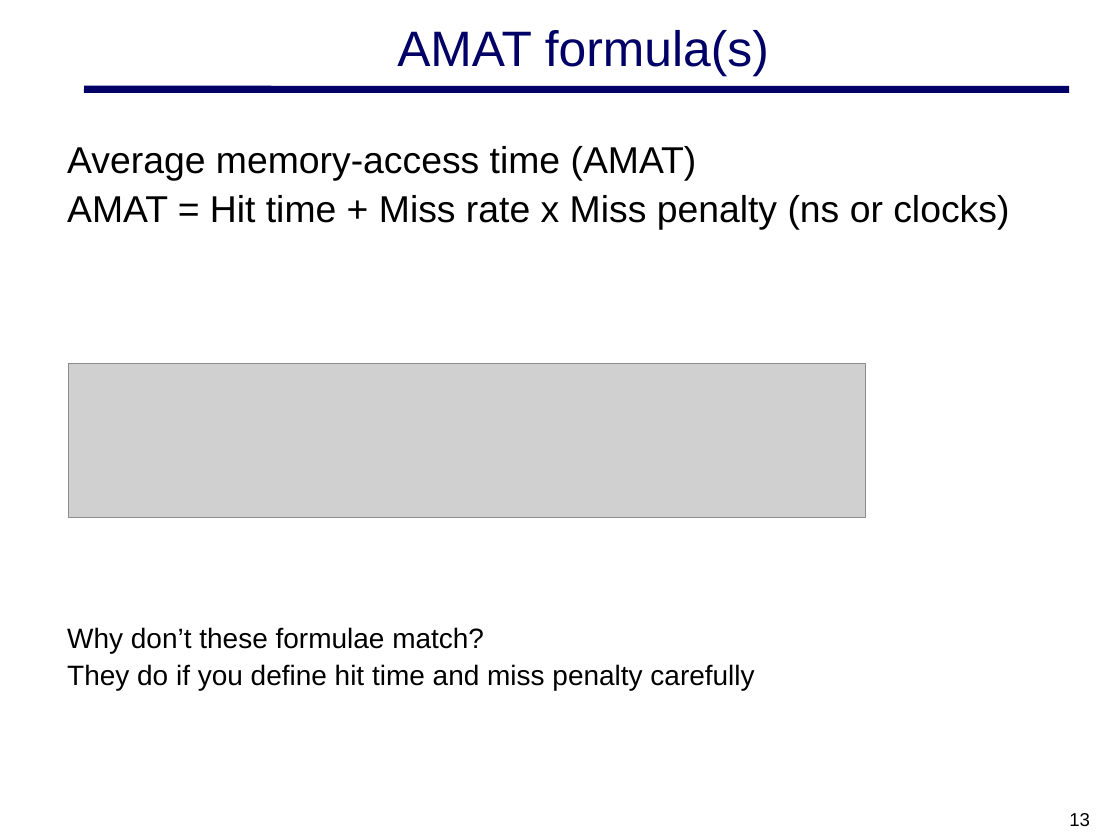
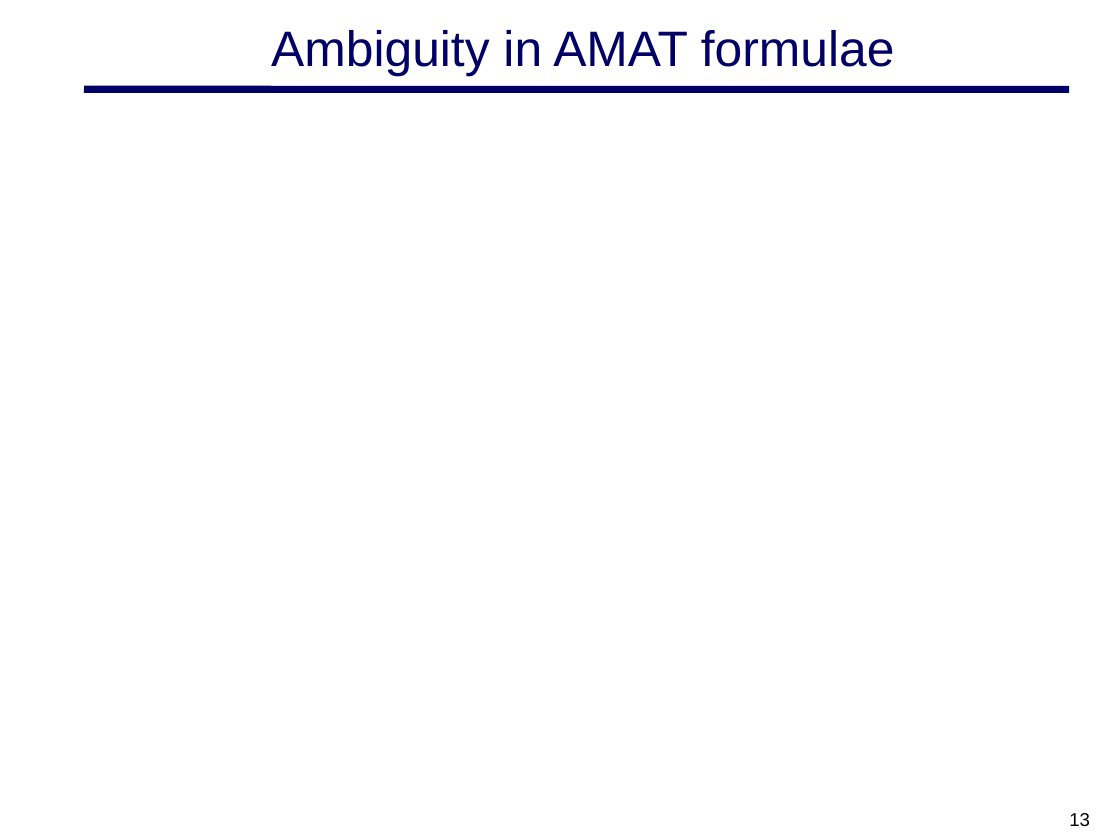
Before and after one commit to MHayden18/Architecture, a slide deck: slide 13 of Powerpoints/CSCE 692 02 Cache-Chap2-B.pptx. Drawn at 1120x840 pixels with LibreOffice and Linux fonts; fonts in the diff are those of the drawing; grey boxes stand for pictures; background and template pictures are left out. Boxes give left, top, right and bottom in pixels: in the first picture for what was removed or moved away, otherwise in the second. Text is boxed around its words. In the diff, an @@ line names an element or a change of style, - is before the commit and + after.

```diff
--- a/Powerpoints/CSCE 692 02 Cache-Chap2-B.pptx
+++ b/Powerpoints/CSCE 692 02 Cache-Chap2-B.pptx
@@ title at (271, 30, 895, 77): text changed @@
-AMAT formula(s)
+Ambiguity in AMAT formulae
@@ text removed at (67, 146, 1009, 690) @@
-Average memory-access time (AMAT)
-AMAT = Hit time + Miss rate x Miss penalty (ns or clocks)
-Why don’t these formulae match?
-They do if you define hit time and miss penalty carefully
@@ picture removed at (68, 364, 866, 517) @@
```
Also in this commit, not shown: 8 other slides changed, 4 slides added, 2 slides removed, 1 other file.
